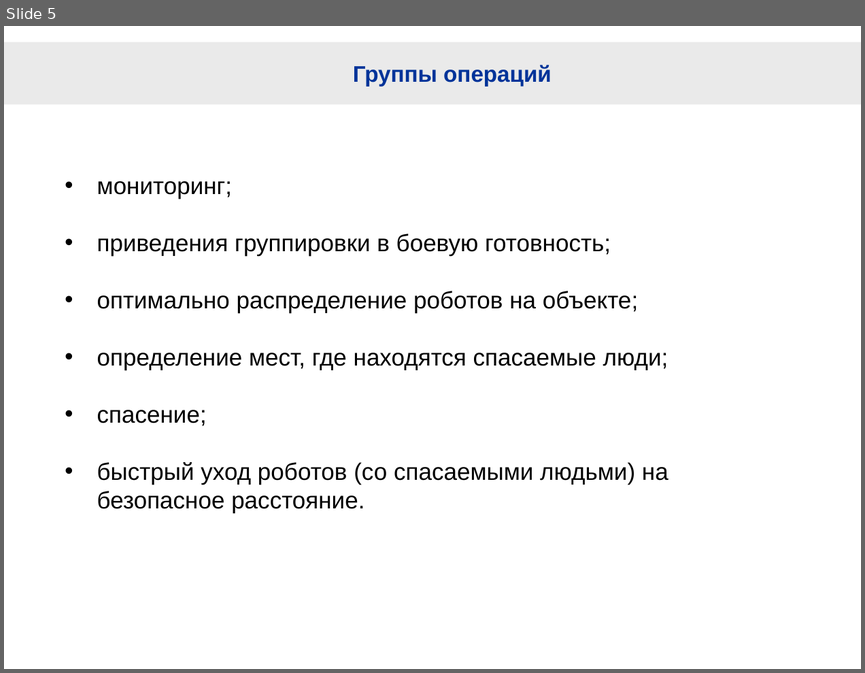
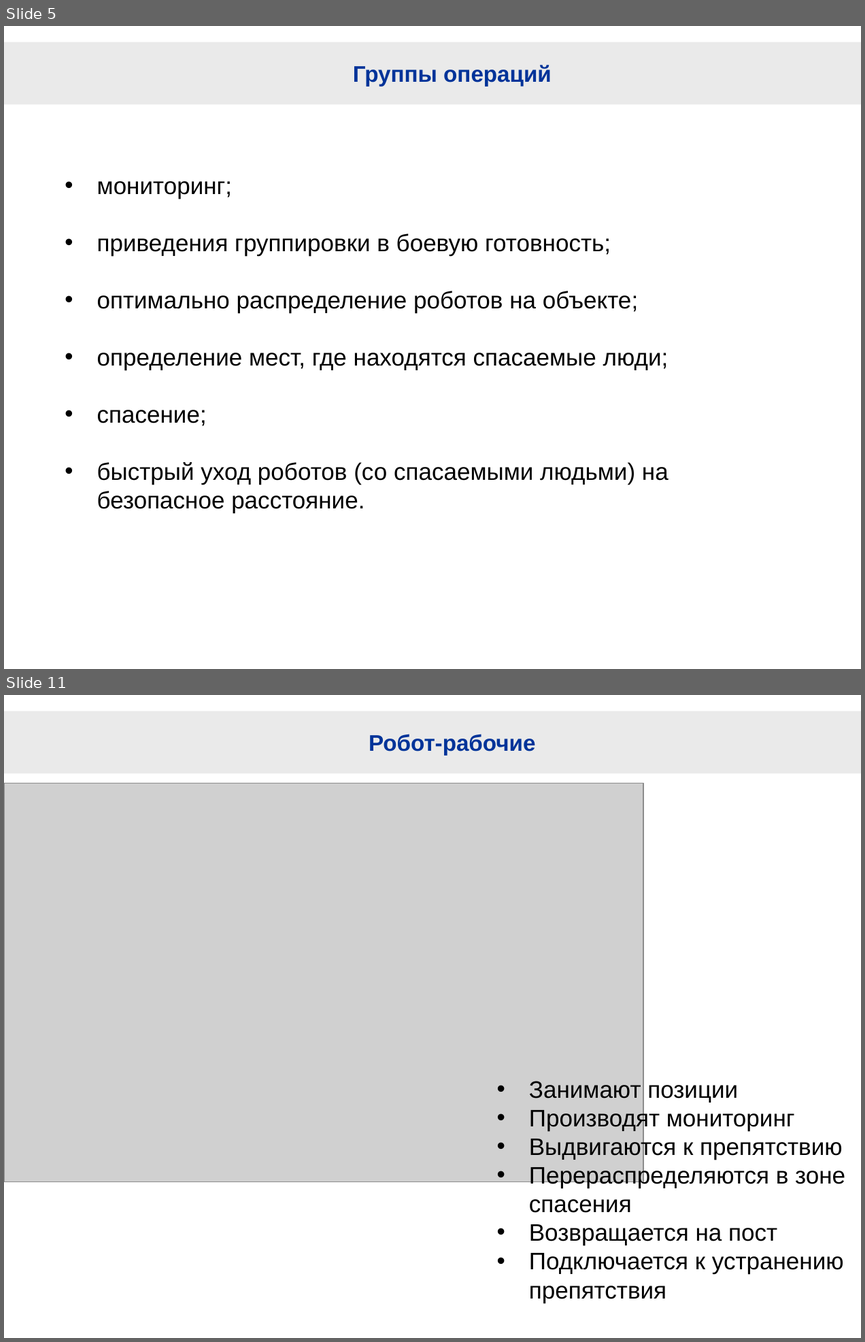
Before and after one commit to hellraptor/RescueRobots, a slide deck: RescueRobotsForNN.pptx. Shown one above the other, each under a label of ours: slide 5 before the commit, slides 5 and 11 after it; the slides between them are not shown. The pictures are 865x673 and 865x1342 pixels, drawn with LibreOffice and Linux fonts; fonts in the diff are those of the drawing; grey boxes stand for pictures; background and template pictures are left out. Boxes give left, top, right and bottom in pixels: in the first picture for what was removed or moved away, otherwise in the second. Text is boxed around its words. In the diff, an @@ line names an element or a change of style, - is before the commit and + after.

```diff
--- a/RescueRobotsForNN.pptx
+++ b/RescueRobotsForNN.pptx
@@ slide 11 added at [4,695,861,1338], background #FFFFFF; not listed: 1 template element that a slide beside it also shows @@
@@ title added at [368,734,535,756], 19 pt, text #003399, bold @@
+Робот-рабочие
@@ picture added at [4,783,643,1182] @@
@@ text added at [529,1081,845,1302], 20 pt, text #000000 @@
+• Занимают позиции
+• Производят мониторинг
+• Выдвигаются к препятствию
+• Перераспределяются в зоне спасения
+• Возвращается на пост
+• Подключается к устранению препятствия
```
Also in this commit, not shown: 1 slide changed, 9 other slides added, 3 slides removed, 1 other file.
